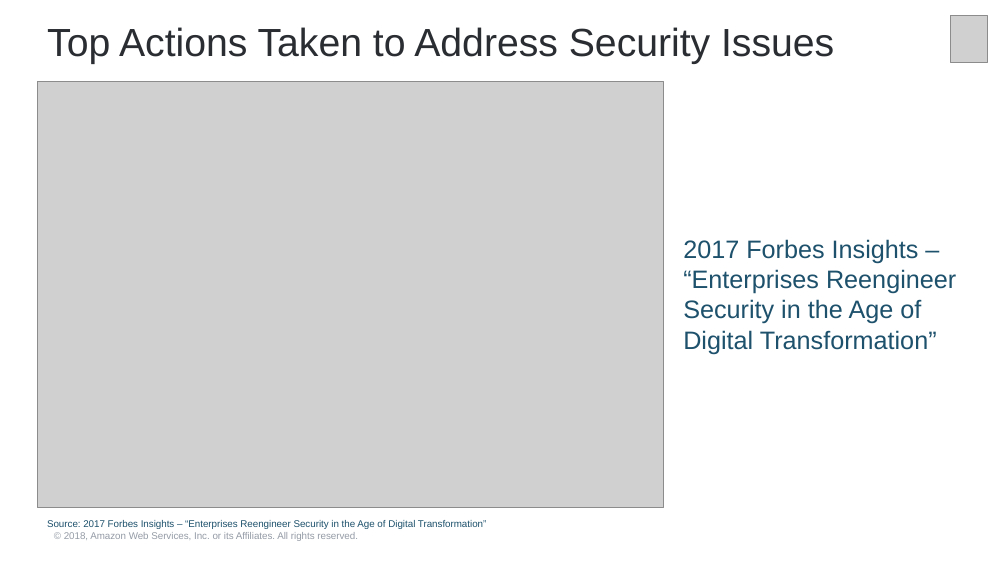
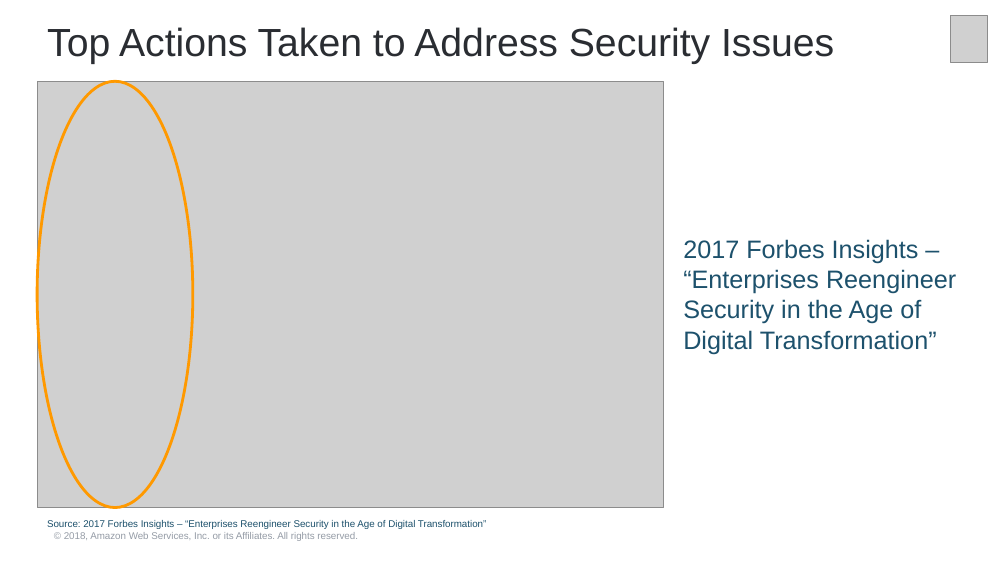
Before and after one commit to robnolen/aws-security-workshops, a slide deck: slide 9 of threat-detection-wksp/presentations/threat-detection-wksp-module2-presentation.pptx (slide 10 before the commit). Drawn at 1008x567 pixels with LibreOffice and Linux fonts; fonts in the diff are those of the drawing; grey boxes stand for pictures; background and template pictures are left out. Boxes give left, top, right and bottom in pixels: in the first picture for what was removed or moved away, otherwise in the second. Text is boxed around its words. In the diff, an @@ line names an element or a change of style, - is before the commit and + after.

```diff
--- a/threat-detection-wksp/presentations/threat-detection-wksp-module2-presentation.pptx
+++ b/threat-detection-wksp/presentations/threat-detection-wksp-module2-presentation.pptx
@@ ellipse added at (x1=37, y1=82, x2=193, y2=508), outline #FF9900 2 pt @@
```
Also in this commit, not shown: 12 other slides changed, 1 slide removed, 2 other files.
